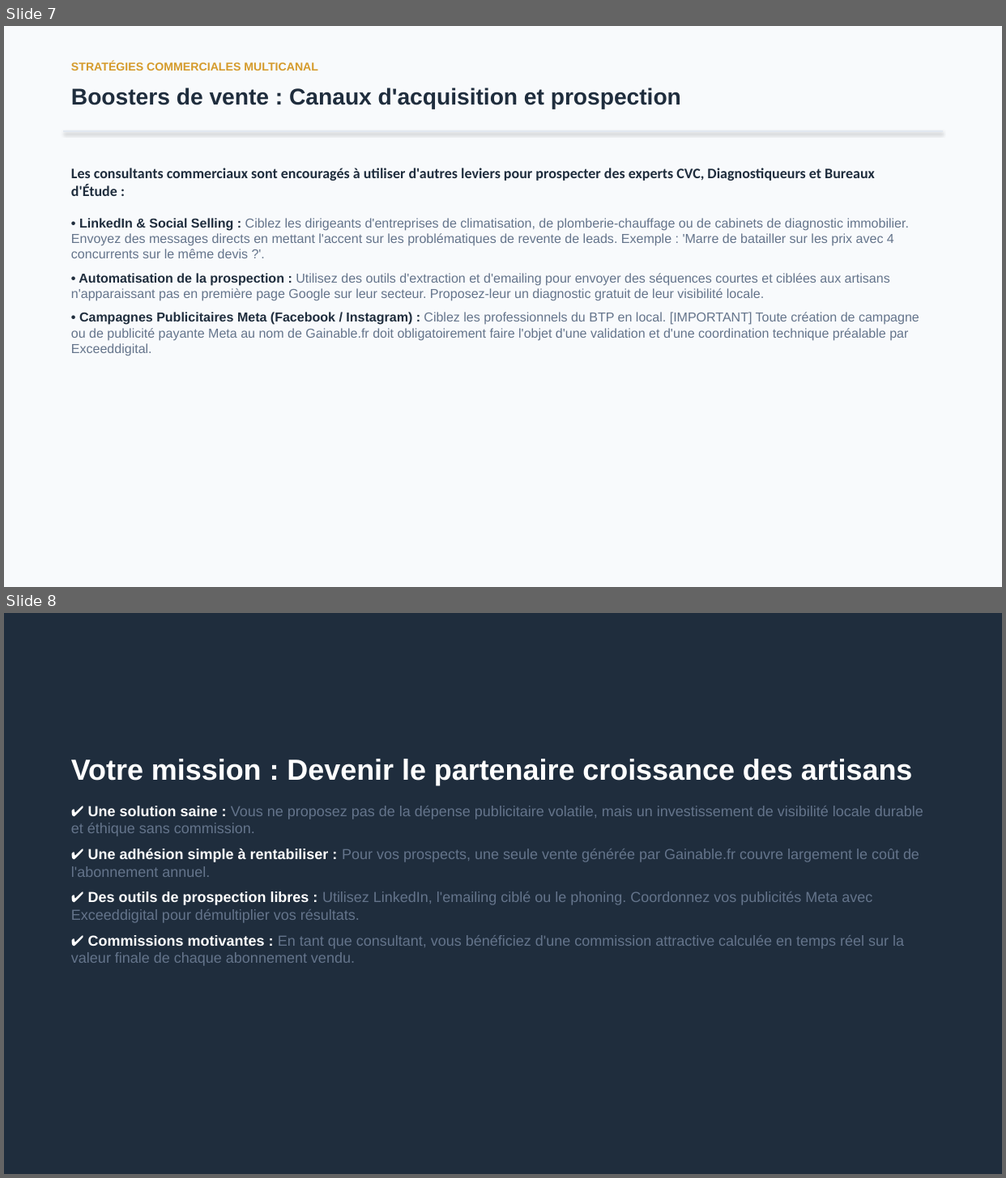
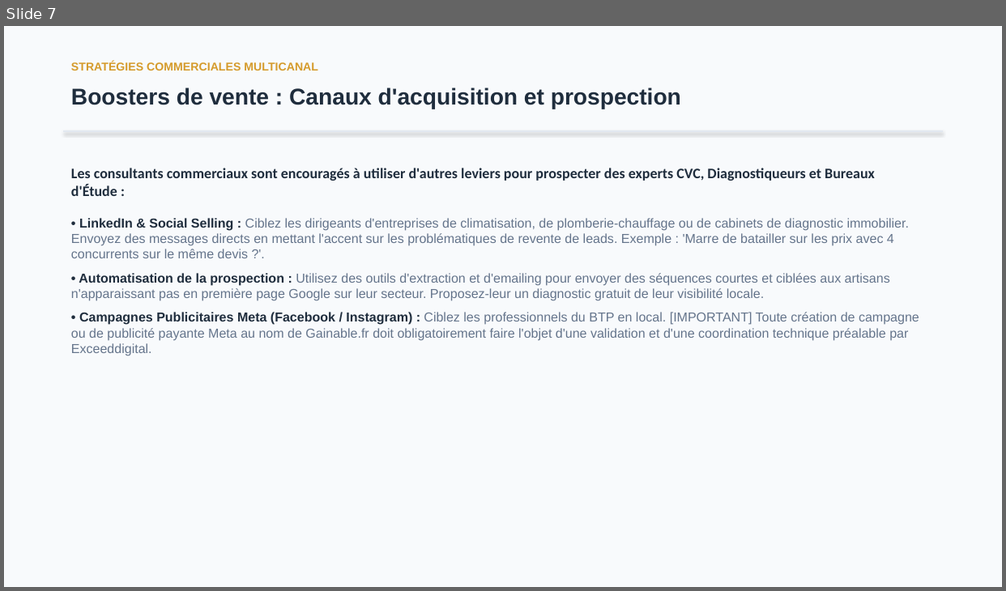
Before and after one commit to gainable-pro/gainableantigravity, a slide deck: guide_commercial_gainable.pptx. Shown one above the other, each under a label of ours: slides 7 and 8 before the commit, slide 7 after it. The pictures are 1006x1178 and 1006x591 pixels, drawn with LibreOffice and Linux fonts; fonts in the diff are those of the drawing. Boxes give left, top, right and bottom in pixels: in the first picture for what was removed or moved away, otherwise in the second. Text is boxed around its words. In the diff, an @@ line names an element or a change of style, - is before the commit and + after.

```diff
--- a/guide_commercial_gainable.pptx
+++ b/guide_commercial_gainable.pptx
@@ slide 8 removed at <box>4,613,1002,1174</box>, background #1F2D3D @@
@@ text removed at <box>71,759,923,966</box> @@
-Votre mission : Devenir le partenaire croissance des artisans
-✔ Une solution saine : Vous ne proposez pas de la dépense publicitaire volatile, mais un investissement de visibilité locale durable et éthique sans commission.
-✔ Une adhésion simple à rentabiliser : Pour vos prospects, une seule vente générée par Gainable.fr couvre largement le coût de l'abonnement annuel.
-✔ Des outils de prospection libres : Utilisez LinkedIn, l'emailing ciblé ou le phoning. Coordonnez vos publicités Meta avec Exceeddigital pour démultiplier vos résultats.
-✔ Commissions motivantes : En tant que consultant, vous bénéficiez d'une commission attractive calculée en temps réel sur la valeur finale de chaque abonnement vendu.
```
Also in this commit, not shown: 1 slide changed, 1 slide added, 3 other files.
